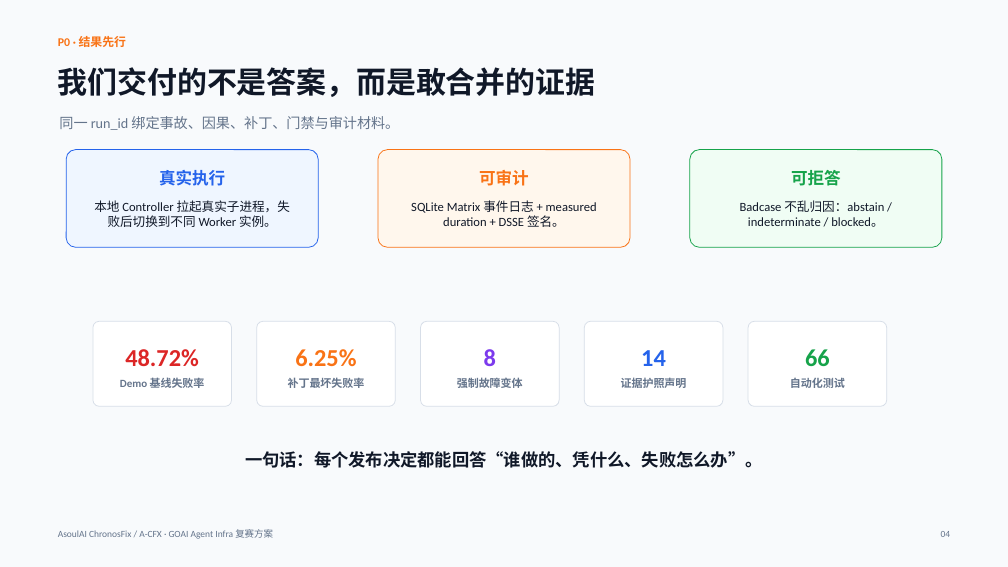
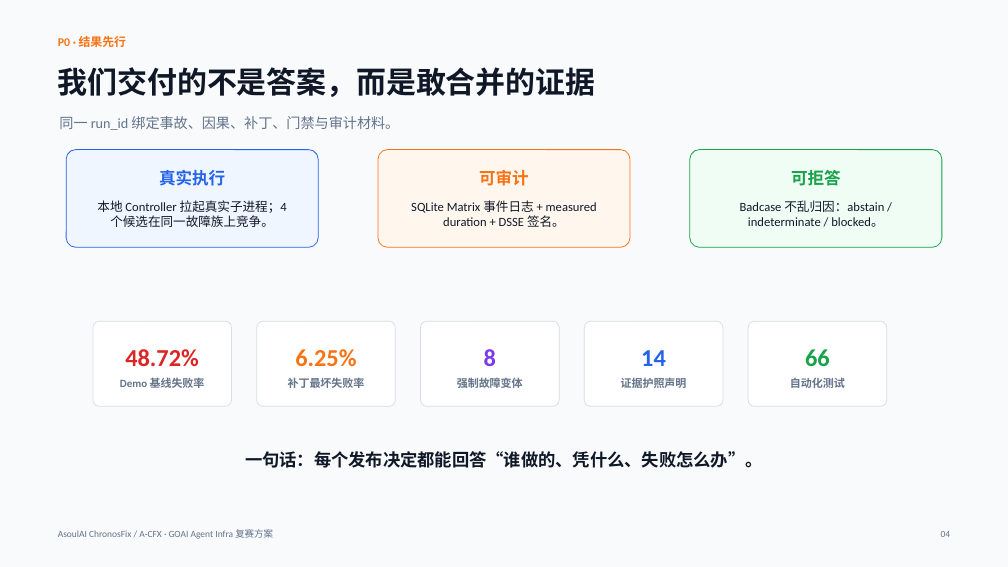
Before and after one commit to ASOUL-Official/asoulai-chronosfix, a slide deck: slide 2 of submission/ChronosFix_90秒答辩版.pptx. Drawn at 1008x567 pixels with LibreOffice and Linux fonts; fonts in the diff are those of the drawing. Boxes give left, top, right and bottom in pixels: in the first picture for what was removed or moved away, otherwise in the second. Text is boxed around its words. In the diff, an @@ line names an element or a change of style, - is before the commit and + after.

```diff
--- a/submission/ChronosFix_90秒答辩版.pptx
+++ b/submission/ChronosFix_90秒答辩版.pptx
@@ text at box(97, 200, 287, 227): text changed @@
-本地 Controller 拉起真实子进程，失败后切换到不同 Worker 实例。
+本地 Controller 拉起真实子进程；4 个候选在同一故障族上竞争。
```
Also in this commit, not shown: 4 other slides changed, 21 other files.
